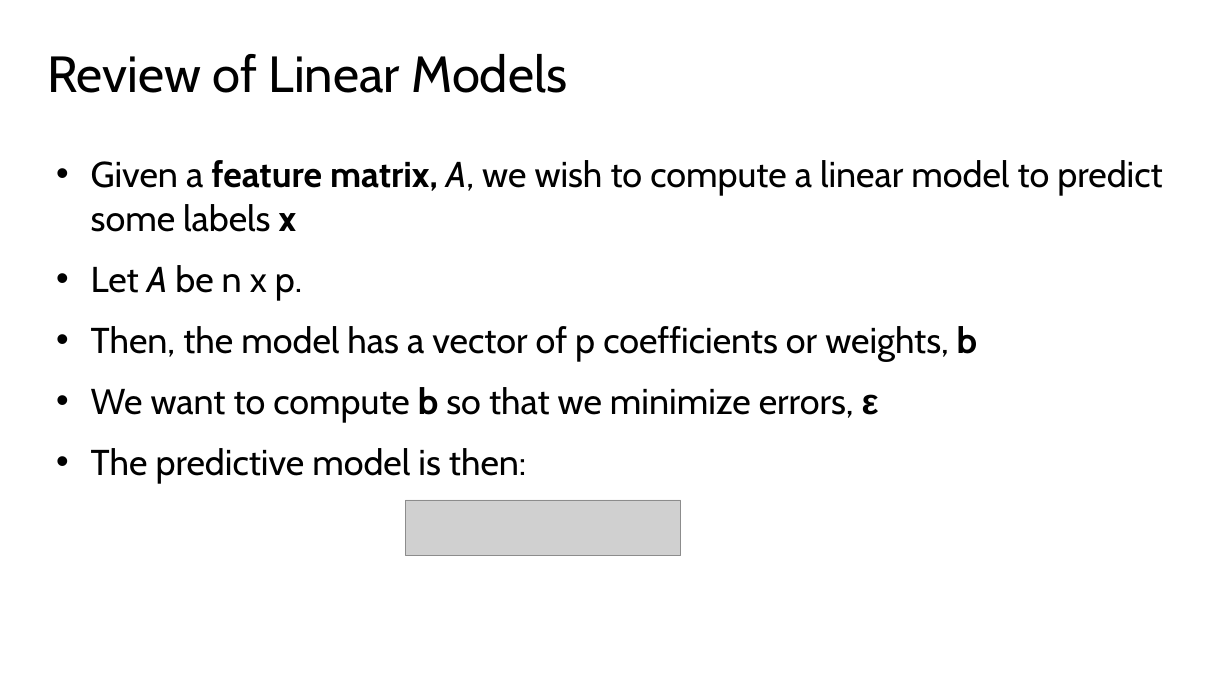
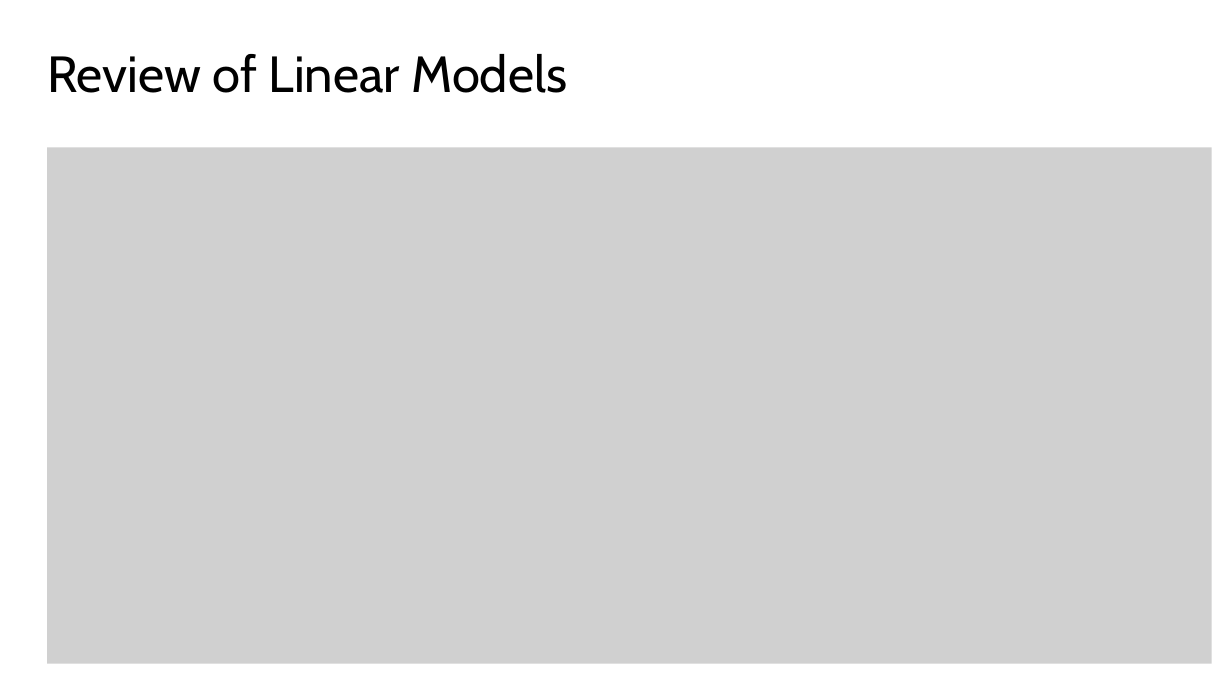
Before and after one commit to StephenElston/CSCI-E25, a slide deck: slide 7 of Slides/4_MachineLearningForCV.pptx. Drawn at 1232x693 pixels with LibreOffice and Linux fonts; fonts in the diff are those of the drawing; grey boxes stand for pictures. Boxes give left, top, right and bottom in pixels: in the first picture for what was removed or moved away, otherwise in the second. Text is boxed around its words. In the diff, an @@ line names an element or a change of style, - is before the commit and + after.

```diff
--- a/Slides/4_MachineLearningForCV.pptx
+++ b/Slides/4_MachineLearningForCV.pptx
@@ picture added at [47,148,1212,665] @@
@@ text removed at [91,160,1162,484] @@
-• Given a feature matrix, A, we wish to compute a linear model to predict some labels x
-• Let A be n x p.
-• Then, the model has a vector of p coefficients or weights, b
-• We want to compute b so that we minimize errors, ε
-• The predictive model is then:
@@ picture removed at [406,500,681,555] @@
```
Also in this commit, not shown: 6 other slides changed.
